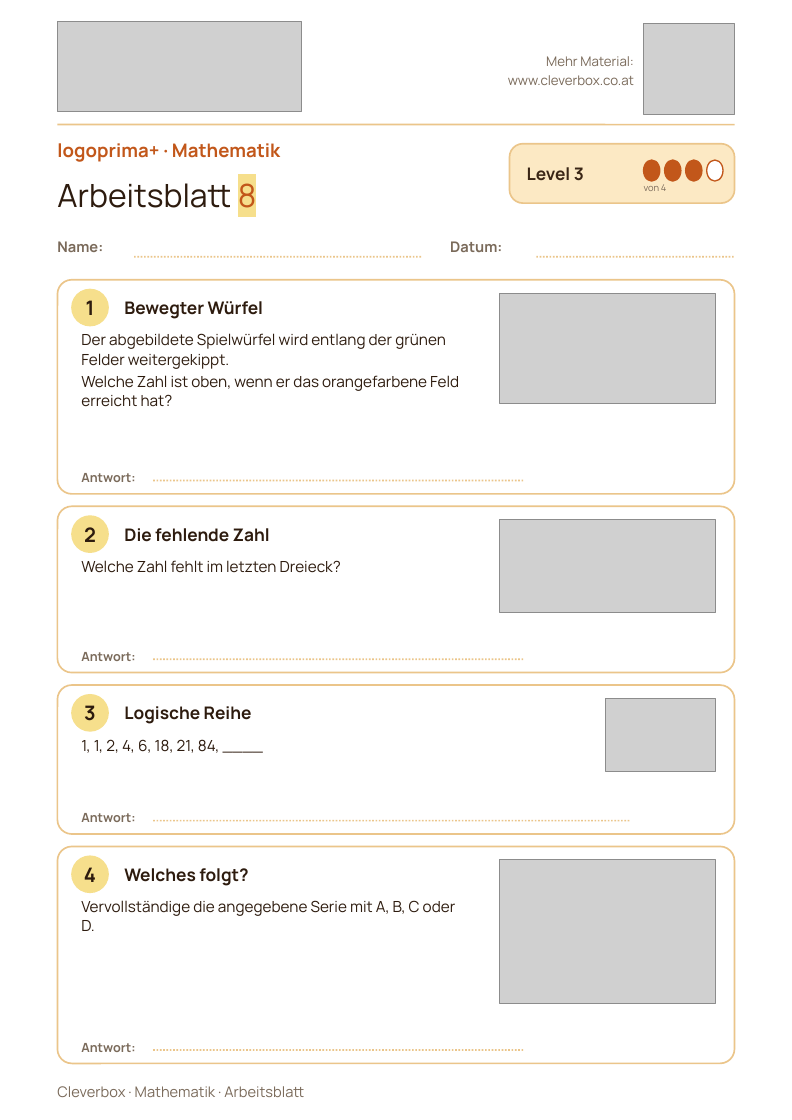
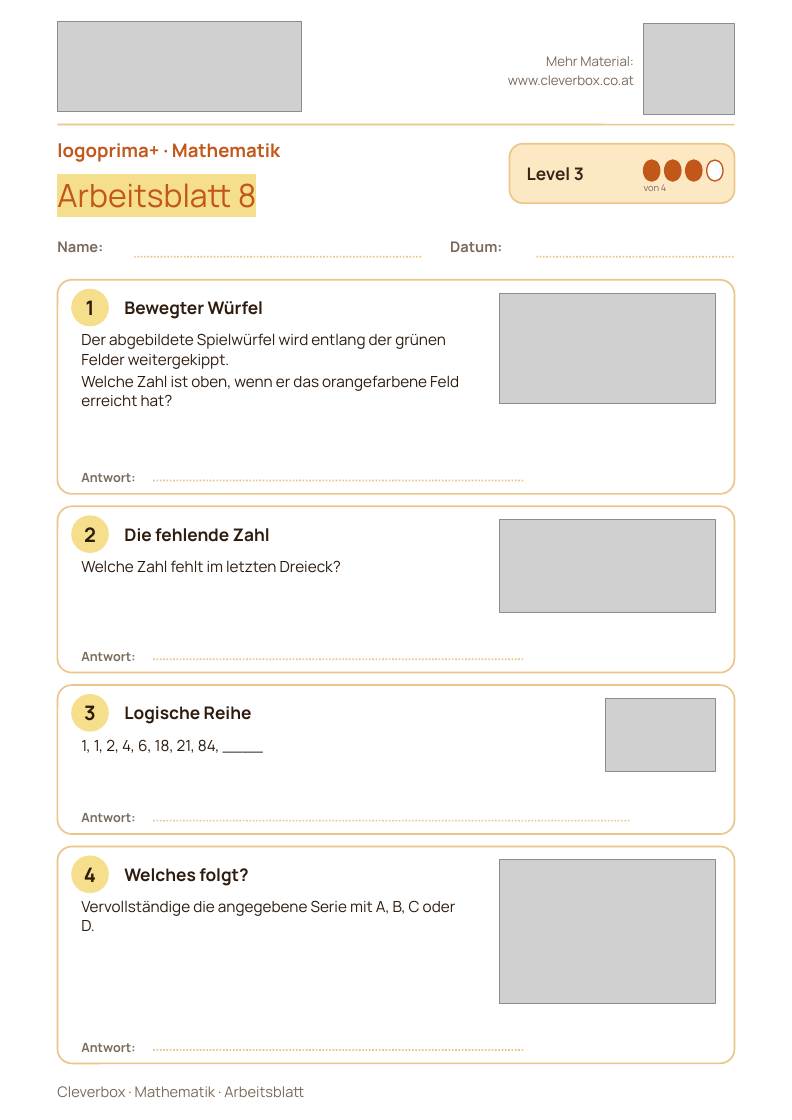
Before and after one commit to arminheske/claudecloud, a slide deck: slide 9 of videoslides/logoprima-schulstufe5.pptx. Drawn at 792x1120 pixels with LibreOffice and Linux fonts; fonts in the diff are those of the drawing; grey boxes stand for pictures. Boxes give left, top, right and bottom in pixels: in the first picture for what was removed or moved away, otherwise in the second. Text is boxed around its words. In the diff, an @@ line names an element or a change of style, - is before the commit and + after.

```diff
--- a/videoslides/logoprima-schulstufe5.pptx
+++ b/videoslides/logoprima-schulstufe5.pptx
@@ text "Arbeitsblatt 8" at (57, 178, 257, 217): text colour #2D1B0E to #C2571A, highlight none to #F6DF8C @@
```
Also in this commit, not shown: 9 other slides changed, 2 other files.
